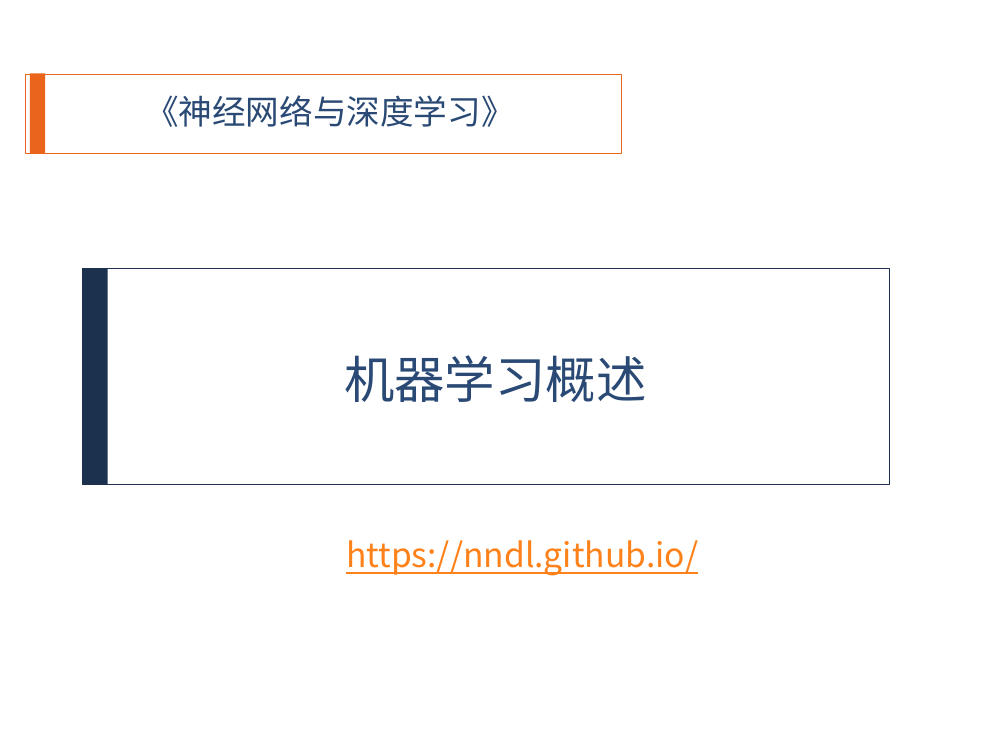
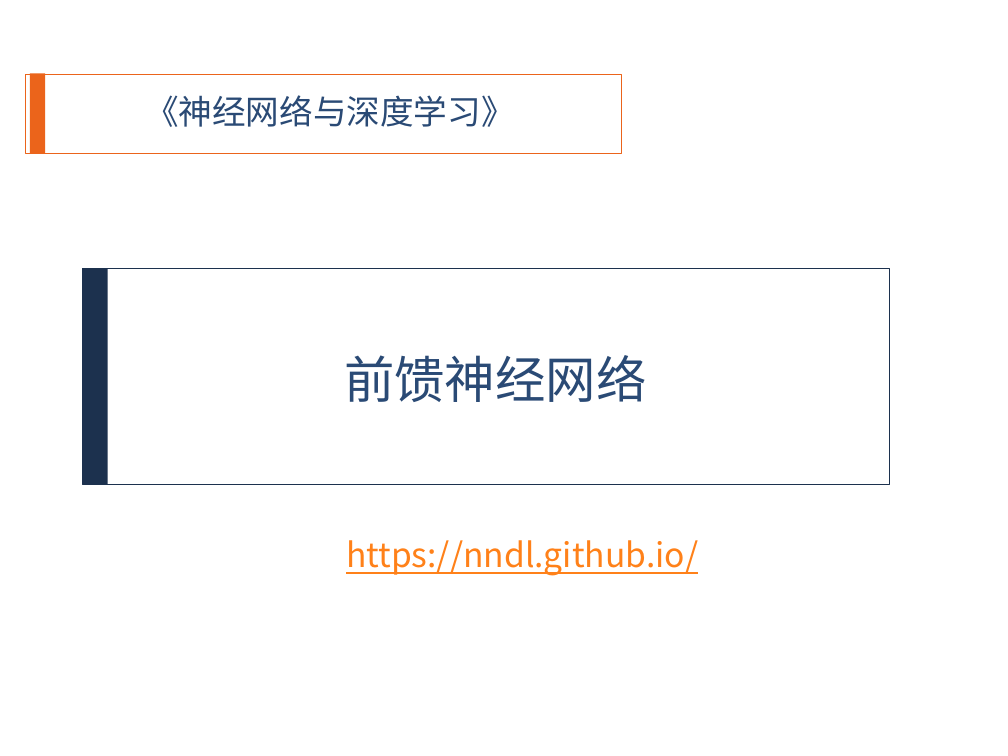
Before and after one commit to nndl/nndl.github.io, a slide deck: slide 1 of ppt/chap-前馈神经网络.pptx. Drawn at 1008x756 pixels with LibreOffice and Linux fonts; fonts in the diff are those of the drawing. Boxes give left, top, right and bottom in pixels: in the first picture for what was removed or moved away, otherwise in the second. Text is boxed around its words. In the diff, an @@ line names an element or a change of style, - is before the commit and + after.

Commit message:
chap-前馈神经网络

```diff
--- a/ppt/chap-前馈神经网络.pptx
+++ b/ppt/chap-前馈神经网络.pptx
@@ title at bbox=[344, 355, 646, 402]: text changed @@
-机器学习概述
+前馈神经网络
```
Also in this commit, not shown: 3 other slides changed, 7 slides added, 11 slides removed, 2 other files.
